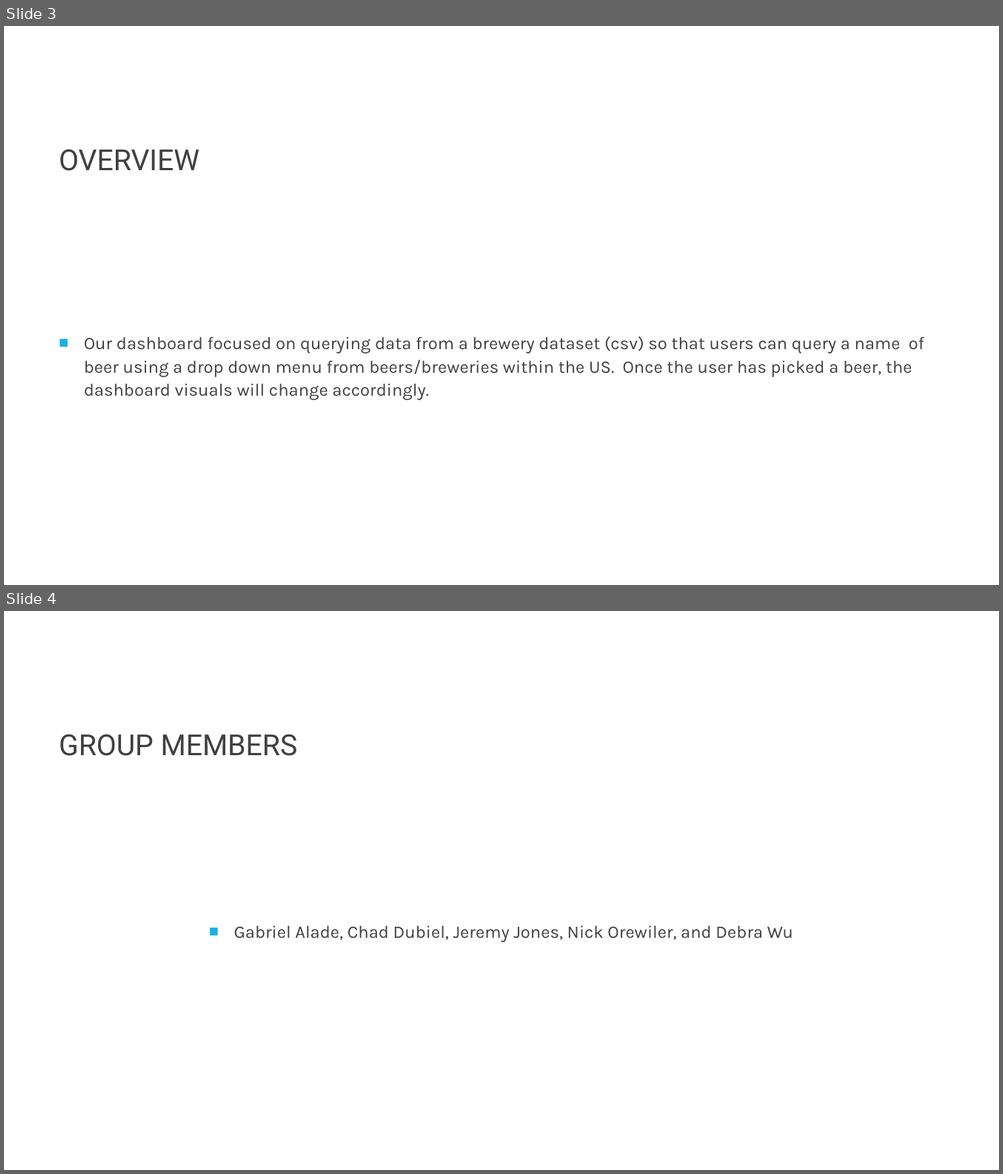
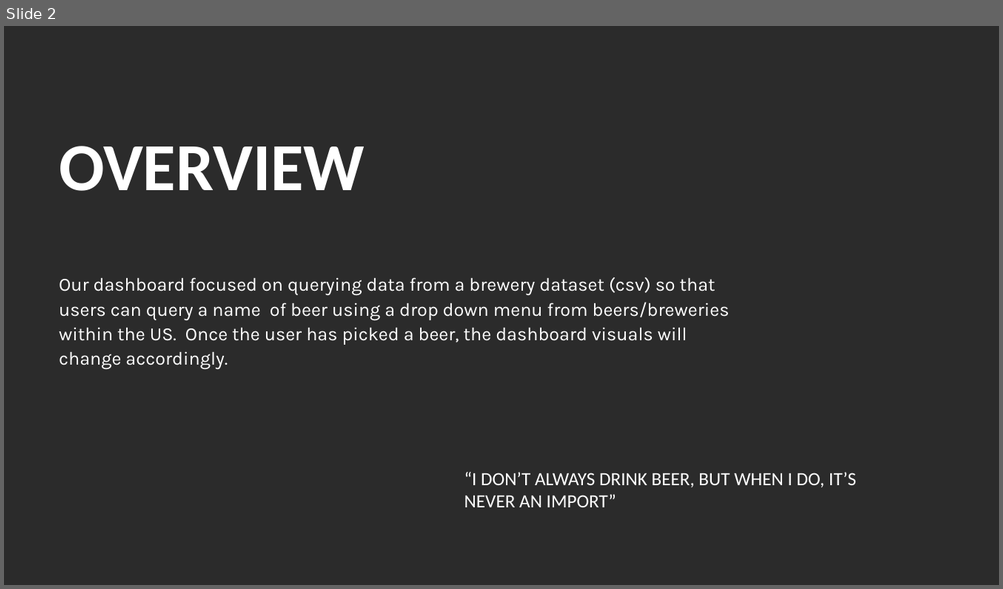
Before and after one commit to j1-aggie/Beers-of-the-USA, a slide deck: Beers of the USA.pptx. Shown one above the other, each under a label of ours: slides 3 and 4 before the commit, slide 2 after it. The pictures are 1003x1174 and 1003x589 pixels, drawn with LibreOffice and Linux fonts; fonts in the diff are those of the drawing; background and template pictures are left out; a plain dark background stands for a picture behind light text. Boxes give left, top, right and bottom in pixels: in the first picture for what was removed or moved away, otherwise in the second. Text is boxed around its words. In the diff, an @@ line names an element or a change of style, - is before the commit and + after.

```diff
--- a/Beers of the USA.pptx
+++ b/Beers of the USA.pptx
@@ slide 4 removed at <box>4,611,999,1170</box>, background #FFFFFF @@
@@ title removed at <box>59,734,298,756</box> @@
-GROUP MEMBERS
@@ text removed at <box>234,925,793,943</box> @@
-■ Gabriel Alade, Chad Dubiel, Jeremy Jones, Nick Orewiler, and Debra Wu
@@ what was slide 3 is now slide 2 @@
@@ slide 2 changed as well @@
@@ background #FFFFFF to picture (left out) @@
@@ text "OVERVIEW" at <box>59,146,364,191</box>: size 28 to 65 pt, font Roboto to Calibri, text colour #404040 to #FFFFFF, bold on @@
@@ text "Our dashboard focused on querying ..." at <box>59,278,729,369</box>: size 17 to 18 pt, text colour #404040 to #FFFFFF; bullet ■ to none @@
@@ text added at <box>464,472,856,508</box>, 18 pt, text #FFFFFF @@
+“I DON’T ALWAYS DRINK BEER, BUT WHEN I DO, IT’S NEVER AN IMPORT”
```
Also in this commit, not shown: 4 other slides changed, 1 slide added, 2 other slides removed.
